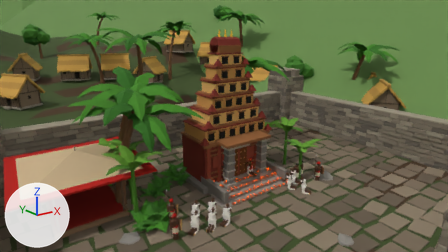
Before and after pictures for a commit that changed the Blender file Battle of Colachel/blender/Temple.blend.
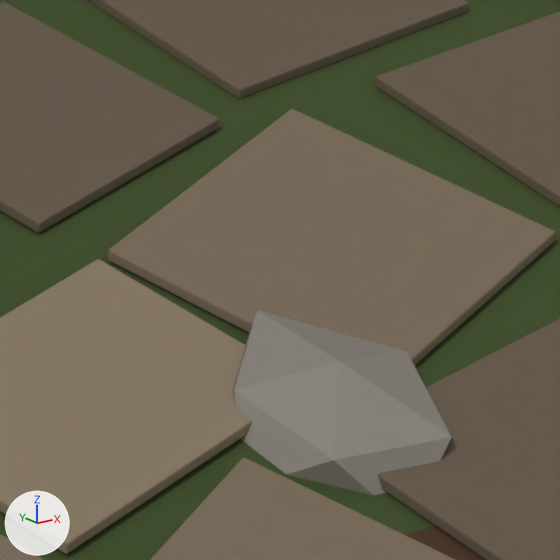
The first picture shows the older version from the file's camera 'CamTemple'. The close-ups show the older and then the newer version on the part from 71% to 81% of the width and 83% to 100% of the height of that picture. Only the edits that show in the close-ups are written down. Lighting does not change. The marker at lower left points along +X, +Y and +Z.

Objects in the first close-up: 'SurroundTerrain', 'TRock3', 'TempleCourt'.
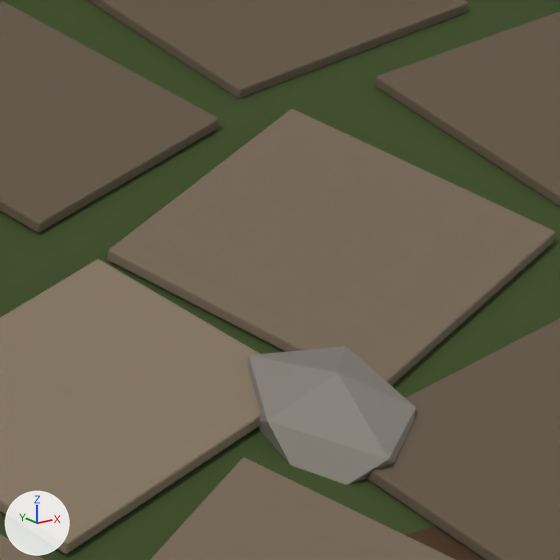
The change, as a list of edits to the scene's bpy script:
```text
Change ob_trock3:
    ob_trock3.rotation_euler: (0.0, 0.0, 2.463) -> (0.0, 0.0, 5.487)  # degrees (0, 0, 141) -> degrees (0, 0, 314)
    ob_trock3.scale: (1.28, 1.28, 1.28) -> (1.01, 1.01, 1.01)
```

What differs and where, as boxes (x1, y1, x2, y2) in the close-ups (560 x 560 px):
'TRock3', turned, rescaled
    before: (233, 310, 452, 495)
    after: (248, 346, 416, 485)
